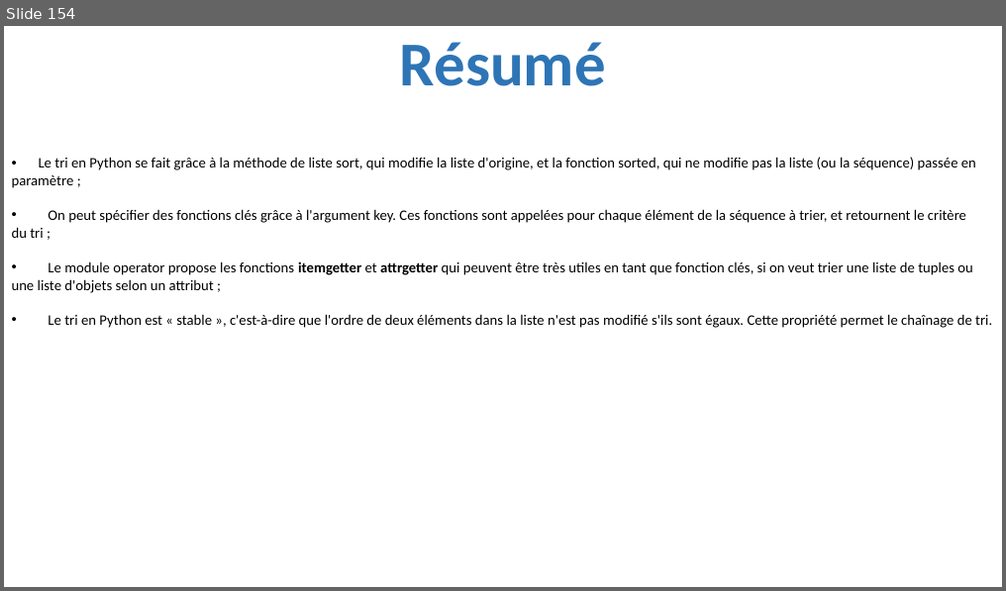
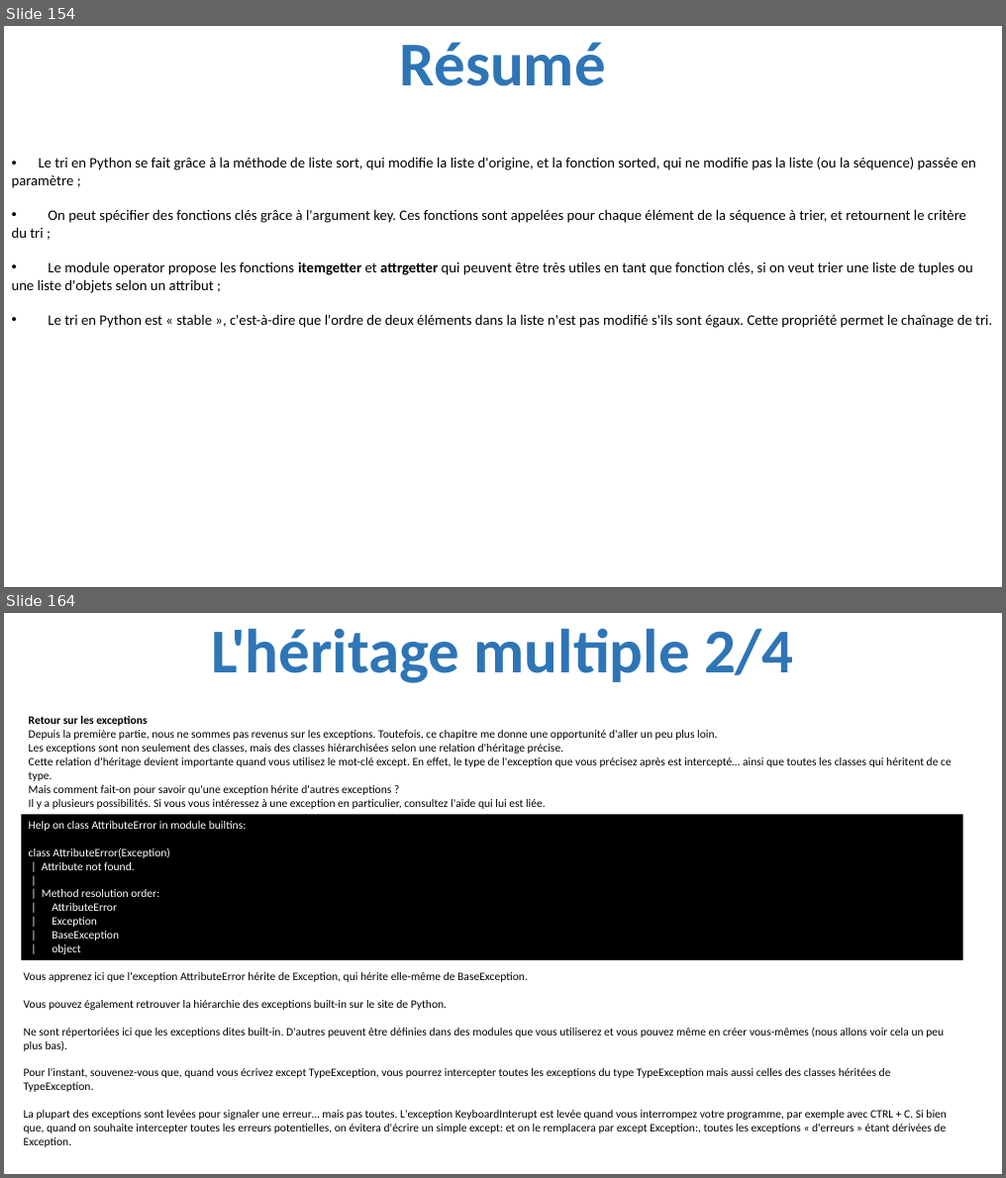
Before and after one commit to julienPalleau/PythonDoc, a slide deck: Python-resume.pptx. Shown one above the other, each under a label of ours: slide 154 before the commit, slides 154 and 164 after it; the slides between them are not shown. The pictures are 1006x591 and 1006x1178 pixels, drawn with LibreOffice and Linux fonts; fonts in the diff are those of the drawing. Boxes give left, top, right and bottom in pixels: in the first picture for what was removed or moved away, otherwise in the second. Text is boxed around its words. In the diff, an @@ line names an element or a change of style, - is before the commit and + after.

```diff
--- a/Python-resume.pptx
+++ b/Python-resume.pptx
@@ slide 164 added at box(4, 613, 1002, 1174), background #FFFFFF @@
@@ title added at box(212, 628, 794, 683), 60 pt, text #2E75B6, bold @@
+L'héritage multiple 2/4
@@ text added at box(29, 716, 951, 809), 11 pt, text #000000 @@
+Retour sur les exceptions
+Depuis la première partie, nous ne sommes pas revenus sur les exceptions. Toutefois, ce chapitre me donne une opportunité d'aller un peu plus loin.
+Les exceptions sont non seulement des classes, mais des classes hiérarchisées selon une relation d'héritage précise.
+Cette relation d'héritage devient importante quand vous utilisez le mot-clé except. En effet, le type de l'exception que vous précisez après est intercepté… ainsi que toutes les classes qui héritent de ce type.
+Mais comment fait-on pour savoir qu'une exception hérite d'autres exceptions ?
+Il y a plusieurs possibilités. Si vous vous intéressez à une exception en particulier, consultez l'aide qui lui est liée.
@@ rectangle added at box(21, 814, 963, 960), fill #000000, 11 pt, text #FFFFFF @@
+Help on class AttributeError in module builtins:
+class AttributeError(Exception)
+| Attribute not found.
+|
+| Method resolution order:
+| AttributeError
+| Exception
+| BaseException
+| object
@@ text added at box(24, 972, 946, 1148), 11 pt, text #000000 @@
+Vous apprenez ici que l'exception AttributeError hérite de Exception, qui hérite elle-même de BaseException.
+Vous pouvez également retrouver la hiérarchie des exceptions built-in sur le site de Python.
+Ne sont répertoriées ici que les exceptions dites built-in. D'autres peuvent être définies dans des modules que vous utiliserez et vous pouvez même en créer vous-mêmes (nous allons voir cela un peu plus bas).
+Pour l'instant, souvenez-vous que, quand vous écrivez except TypeException, vous pourrez intercepter toutes les exceptions du type TypeException mais aussi celles des classes héritées de TypeException.
+La plupart des exceptions sont levées pour signaler une erreur… mais pas toutes. L'exception KeyboardInterupt est levée quand vous interrompez votre programme, par exemple avec CTRL + C. Si bien que, quand on souhaite intercepter toutes les erreurs potentielles, on évitera d'écrire un simple except: et on le remplacera par except Exception:, toutes les exceptions « d'erreurs » étant dérivées de Exception.
```
Also in this commit, not shown: 12 other slides added.
